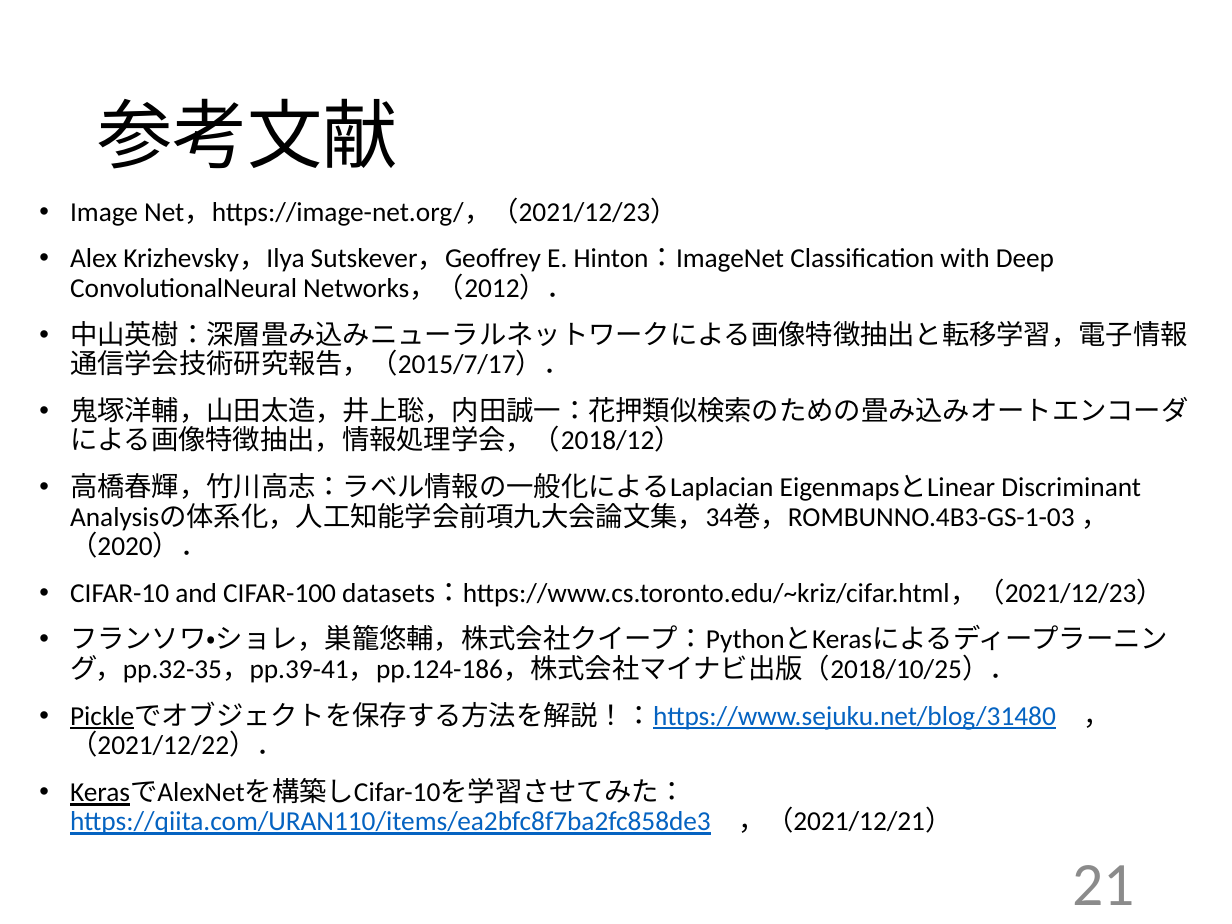
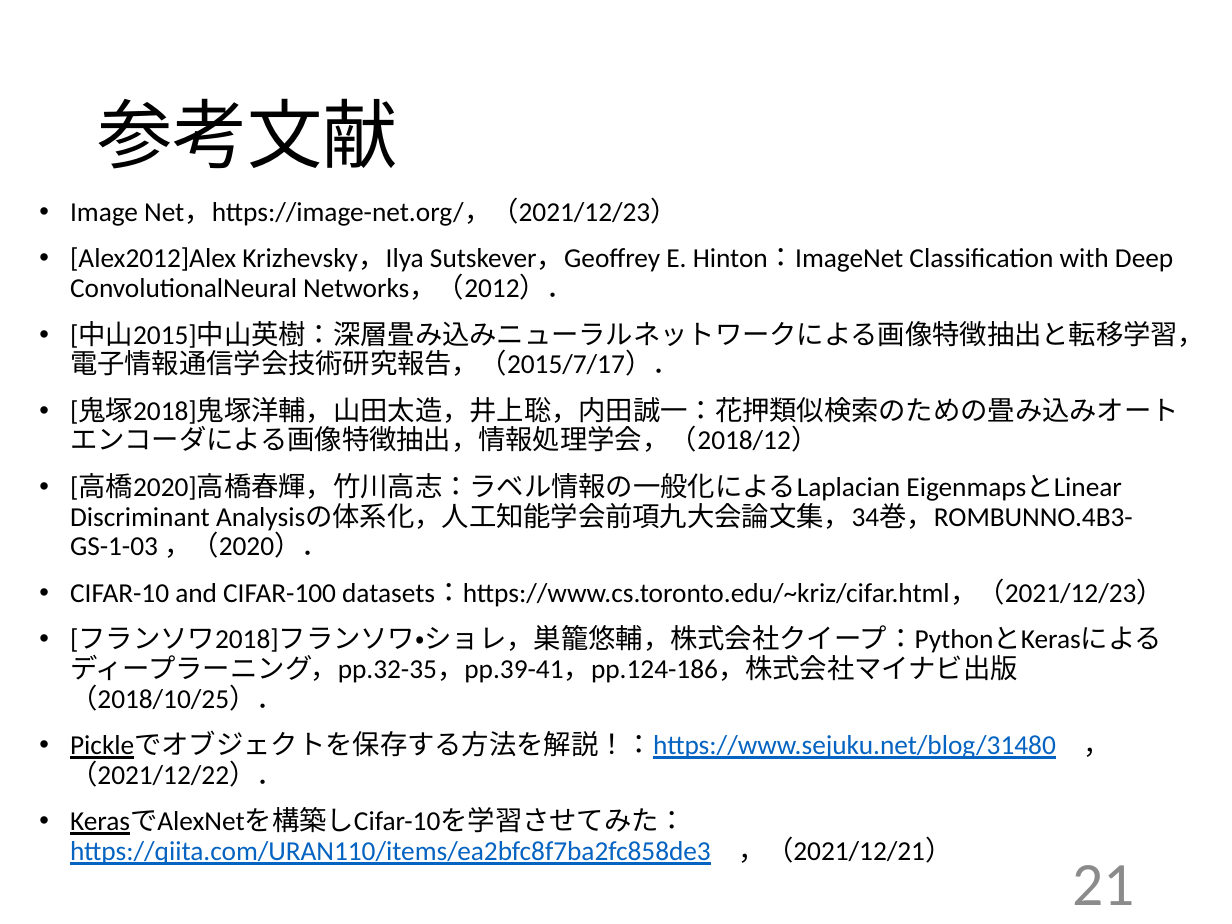
Before and after one commit to kait-takanolab/1821005-yoshioka-thesis, a slide deck: slide 21 of 卒研発表/1821005_yoshioka_thesis.pptx. Drawn at 1232x924 pixels with LibreOffice and Linux fonts; fonts in the diff are those of the drawing. Boxes give left, top, right and bottom in pixels: in the first picture for what was removed or moved away, otherwise in the second. Text is boxed around its words. In the diff, an @@ line names an element or a change of style, - is before the commit and + after.

```diff
--- a/卒研発表/1821005_yoshioka_thesis.pptx
+++ b/卒研発表/1821005_yoshioka_thesis.pptx
@@ text at [70, 247, 1205, 558]: text changed @@
-• Alex Krizhevsky，Ilya Sutskever，Geoffrey E. Hinton：ImageNet Classification with Deep ConvolutionalNeural Networks，（2012）．
-• 中山英樹：深層畳み込みニューラルネットワークによる画像特徴抽出と転移学習，電子情報通信学会技術研究報告，（2015/7/17）．
-• 鬼塚洋輔，山田太造，井上聡，内田誠一：花押類似検索のための畳み込みオートエンコーダによる画像特徴抽出，情報処理学会，（2018/12）
-• 高橋春輝，竹川高志：ラベル情報の一般化によるLaplacian EigenmapsとLinear Discriminant Analysisの体系化，人工知能学会前項九大会論文集，34巻，ROMBUNNO.4B3-GS-1-03 ，（2020）．
+• [Alex2012]Alex Krizhevsky，Ilya Sutskever，Geoffrey E. Hinton：ImageNet Classification with Deep ConvolutionalNeural Networks，（2012）．
+• [中山2015]中山英樹：深層畳み込みニューラルネットワークによる画像特徴抽出と転移学習，電子情報通信学会技術研究報告，（2015/7/17）．
+• [鬼塚2018]鬼塚洋輔，山田太造，井上聡，内田誠一：花押類似検索のための畳み込みオートエンコーダによる画像特徴抽出，情報処理学会，（2018/12）
+• [高橋2020]高橋春輝，竹川高志：ラベル情報の一般化によるLaplacian EigenmapsとLinear Discriminant Analysisの体系化，人工知能学会前項九大会論文集，34巻，ROMBUNNO.4B3-GS-1-03 ，（2020）．
@@ text at [70, 626, 1162, 711]: text changed @@
-• フランソワ・ショレ，巣籠悠輔，株式会社クイープ：PythonとKerasによるディープラーニング，pp.32-35，pp.39-41，pp.124-186，株式会社マイナビ出版（2018/10/25）．
+• [フランソワ2018]フランソワ・ショレ，巣籠悠輔，株式会社クイープ：PythonとKerasによるディープラーニング，pp.32-35，pp.39-41，pp.124-186，株式会社マイナビ出版（2018/10/25）．
```
Also in this commit, not shown: 6 other slides changed.
